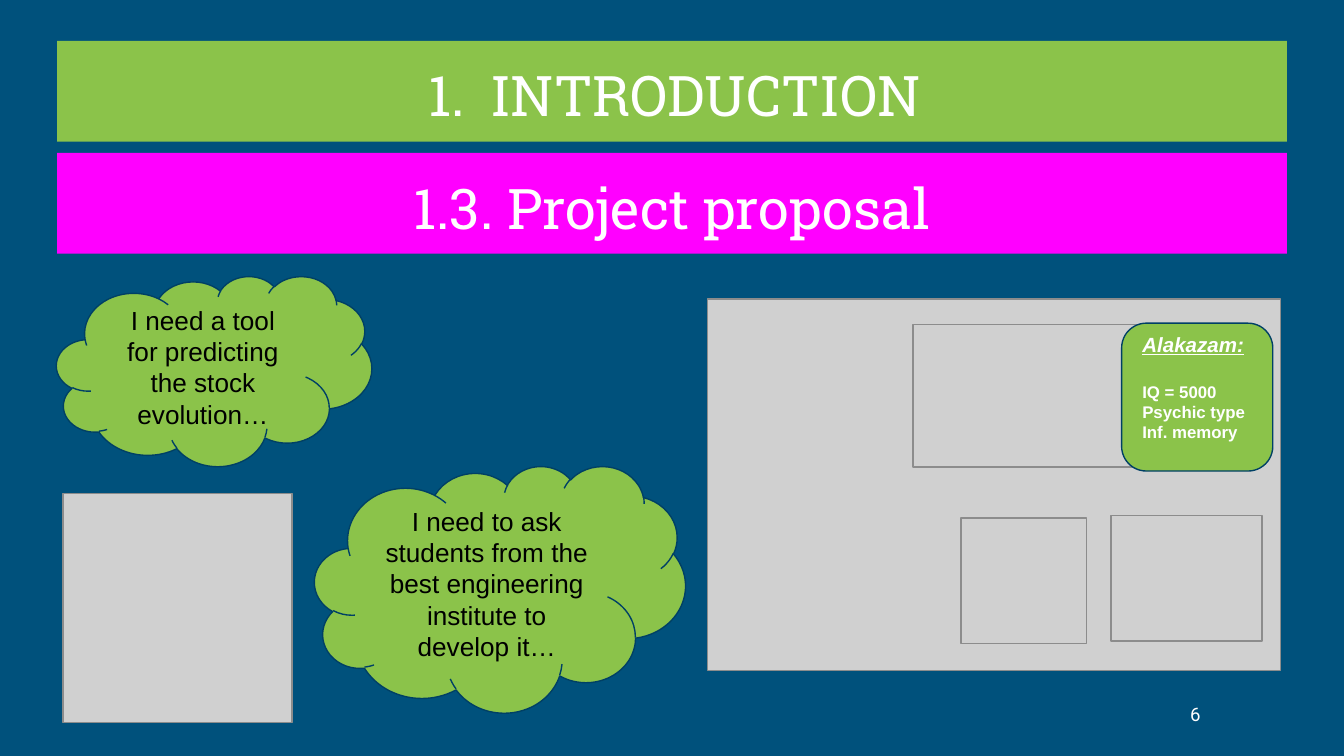
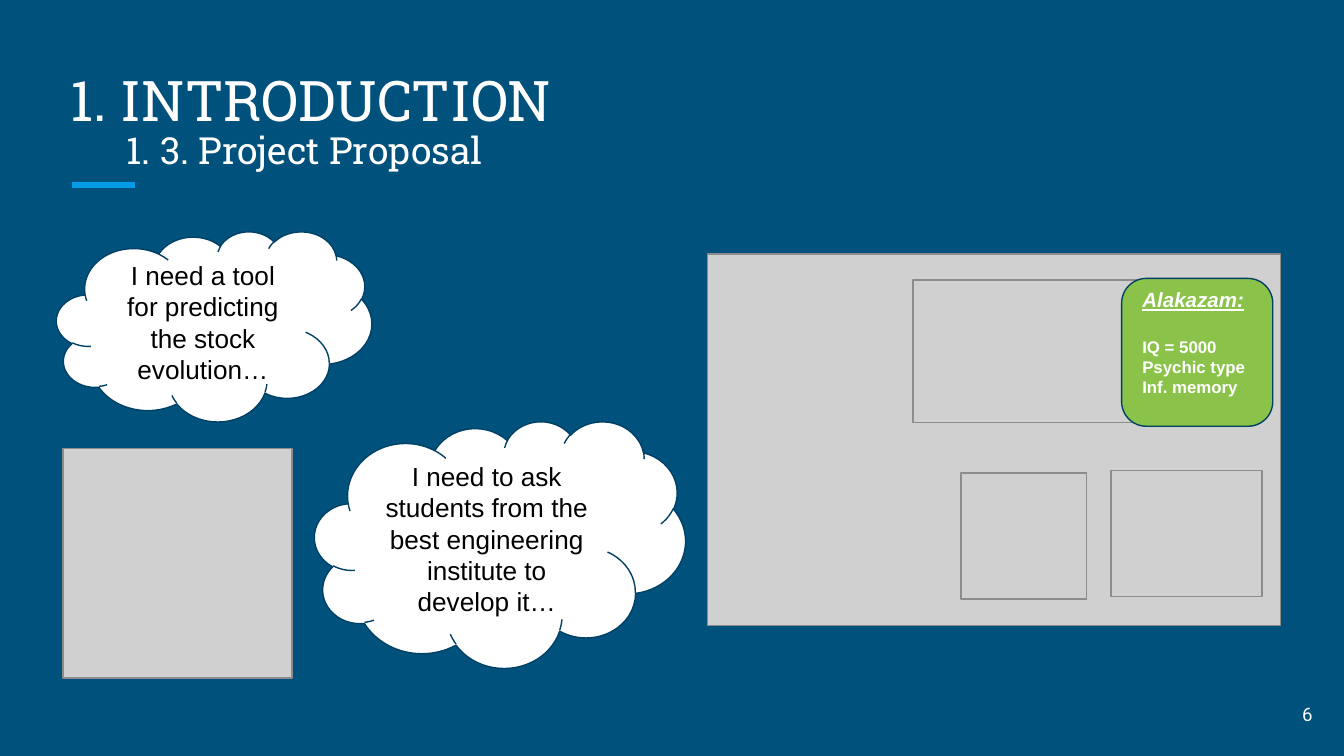
Before and after one commit to ferriitoo/CS584-Machine-Learning, a slide deck: slide 6 of project/CS584-ML-Project.pptx. Drawn at 1344x756 pixels with LibreOffice and Linux fonts; fonts in the diff are those of the drawing; grey boxes stand for pictures. Boxes give left, top, right and bottom in pixels: in the first picture for what was removed or moved away, otherwise in the second. Text is boxed around its words. In the diff, an @@ line names an element or a change of style, - is before the commit and + after.

```diff
--- a/project/CS584-ML-Project.pptx
+++ b/project/CS584-ML-Project.pptx
@@ title "1. INTRODUCTION": place and size @@
-title "1. INTRODUCTION" at [56,40,1286,141]
+title "1. INTRODUCTION" at [70,80,552,122]
@@ title "1. INTRODUCTION" at [70,80,552,122]: fill #8BC34A to none @@
@@ title at [70,80,552,122]: text changed @@
-1. INTRODUCTION
+1. INTRODUCTION
@@ text "1. 3. Project Proposal": place and size @@
-text "1. 3. Project Proposal" at [56,153,1286,254]
+text "1. 3. Project Proposal" at [126,135,482,172]
@@ text "1. 3. Project Proposal" at [126,135,482,172]: fill #FF00FF to none @@
@@ text at [126,135,482,172]: text changed; size 30 to 20 pt @@
-1.3. Project proposal
+1. 3. Project Proposal
@@ line added from (73, 185) to (134, 185), #039BE5 3 pt @@
@@ cloud "I need a tool for ..." at [56,231,372,421]: fill #8BC34A to #FFFFFF @@
@@ 5 pictures, 2 clouds, 1 rounded rectangle: place and size @@
-5 pictures, 2 clouds, 1 rounded rectangle at [56,276,1281,723]
+5 pictures, 2 clouds, 1 rounded rectangle at [56,231,1281,679]
@@ cloud "I need to ask students ..." at [314,421,685,667]: fill #8BC34A to #FFFFFF @@
@@ page number: place and size @@
-page number at [1190,707,1200,721]
+page number at [1302,707,1312,721]
```
Also in this commit, not shown: 9 other slides changed, 8 slides added, 6 slides removed, 1 other file.
